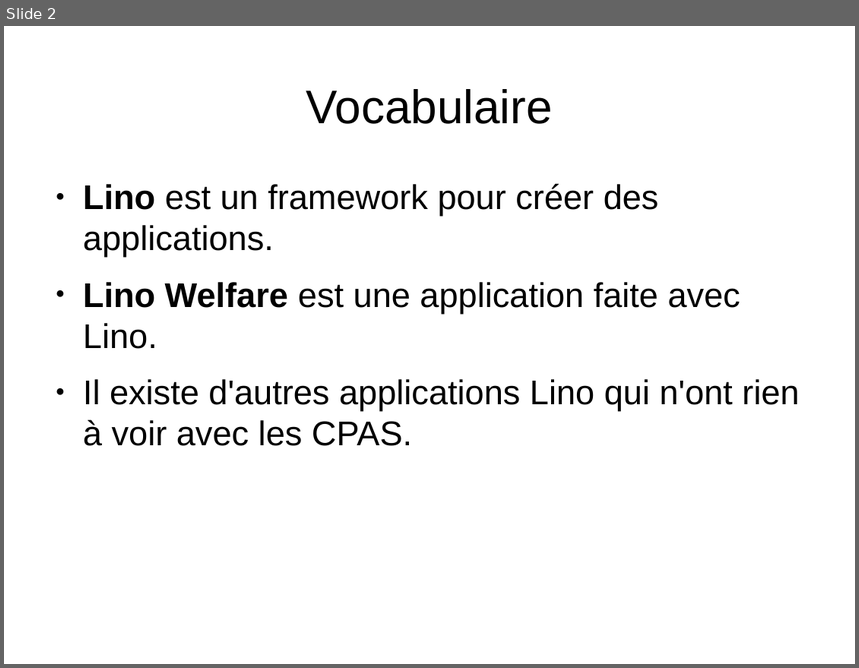
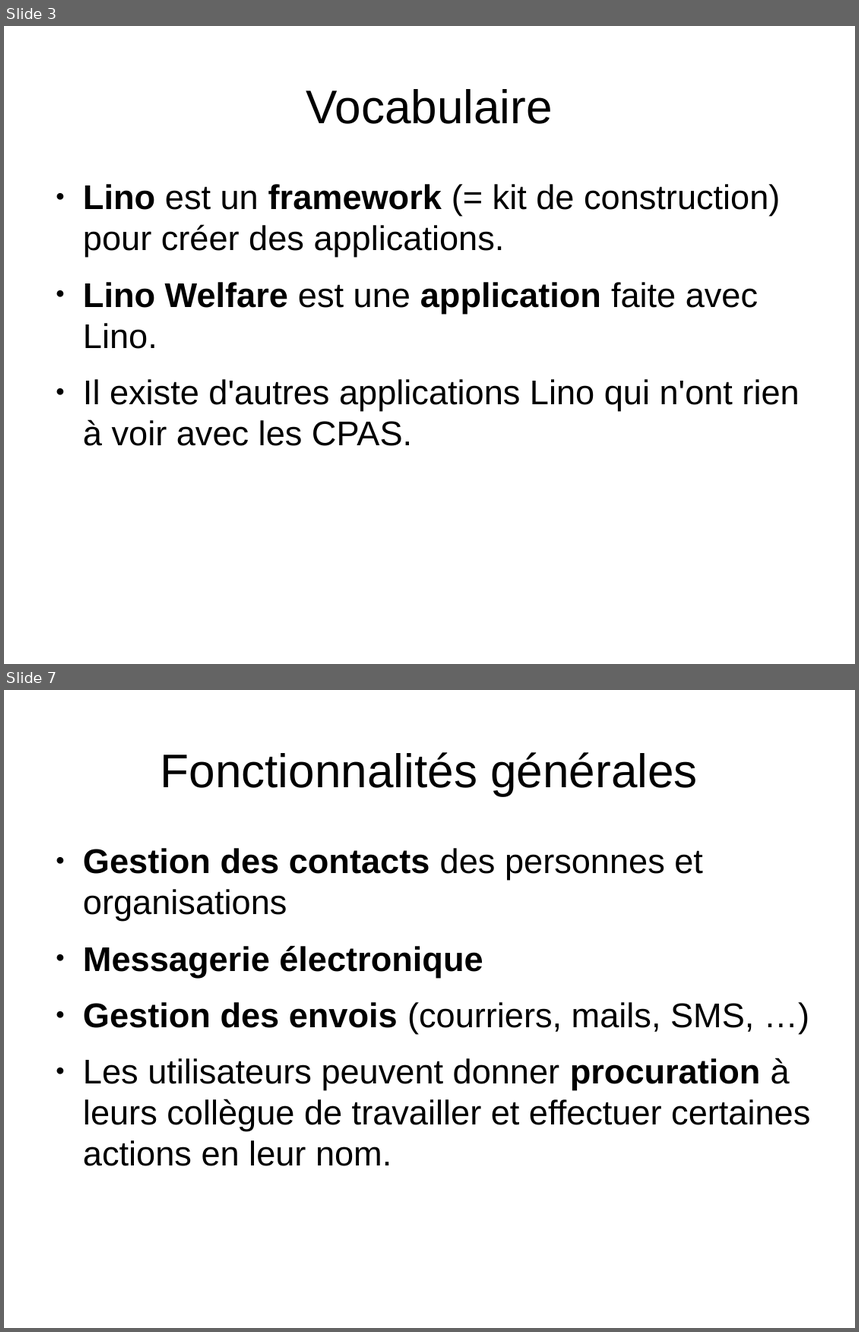
Before and after one commit to lino-framework/welfare, a slide deck: docs_fr/dl/tour_lino_welfare.odp. Shown one above the other, each under a label of ours: slide 2 before the commit, slides 3 and 7 after it; the slides between them are not shown. The pictures are 859x668 and 859x1332 pixels, drawn with LibreOffice and Linux fonts; fonts in the diff are those of the drawing. Boxes give left, top, right and bottom in pixels: in the first picture for what was removed or moved away, otherwise in the second. Text is boxed around its words. In the diff, an @@ line names an element or a change of style, - is before the commit and + after.

```diff
--- a/docs_fr/dl/tour_lino_welfare.odp
+++ b/docs_fr/dl/tour_lino_welfare.odp
@@ slide 7 added at box(4, 690, 855, 1328), background #FFFFFF @@
@@ title added at box(161, 752, 698, 796), 44 pt, text #000000 @@
+Fonctionnalités générales
@@ text added at box(83, 848, 810, 1167), 32 pt, text #000000 @@
+● Gestion des contacts des personnes et organisations
+● Messagerie électronique
+● Gestion des envois (courriers, mails, SMS, …)
+● Les utilisateurs peuvent donner procuration à leurs collègue de travailler et effectuer certaines actions en leur nom.
@@ what was slide 2 is now slide 3 @@
@@ slide 3 changed as well @@
@@ text at box(83, 184, 780, 257): text changed @@
-● Lino est un framework pour créer des applications.
+● Lino est un framework (= kit de construction) pour créer des applications.
@@ text at box(83, 282, 758, 349): bold on in "application" @@
```
Also in this commit, not shown: 11 other slides changed, 16 other slides added, 3 other files.
